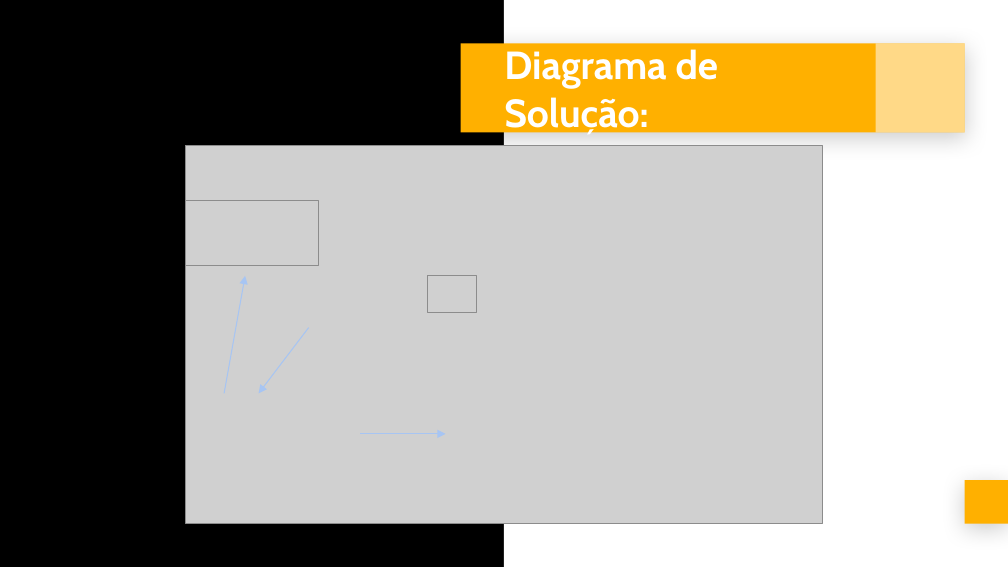
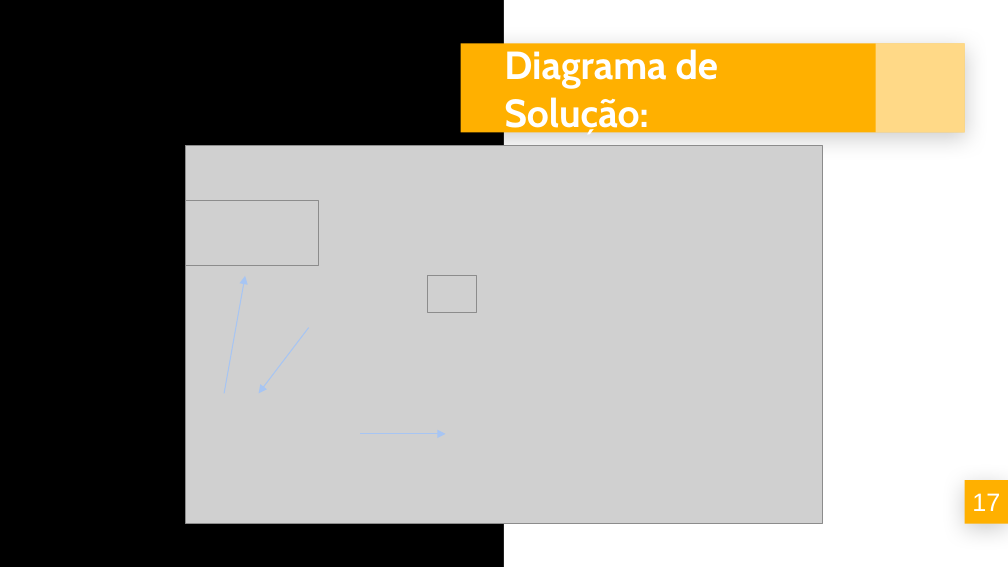
Before and after one commit to llmel/projeto2, a slide deck: slide 17 of documentacao/Slide/Slides Banca TCM.pptx. Drawn at 1008x567 pixels with LibreOffice and Linux fonts; fonts in the diff are those of the drawing; grey boxes stand for pictures. Boxes give left, top, right and bottom in pixels: in the first picture for what was removed or moved away, otherwise in the second. Text is boxed around its words. In the diff, an @@ line names an element or a change of style, - is before the commit and + after.

```diff
--- a/documentacao/Slide/Slides Banca TCM.pptx
+++ b/documentacao/Slide/Slides Banca TCM.pptx
@@ text added at (972,493,1000,511), 18 pt, text #FFFFFF @@
+17
```
Also in this commit, not shown: 11 other slides changed, 4 slides added, 4 slides removed.
